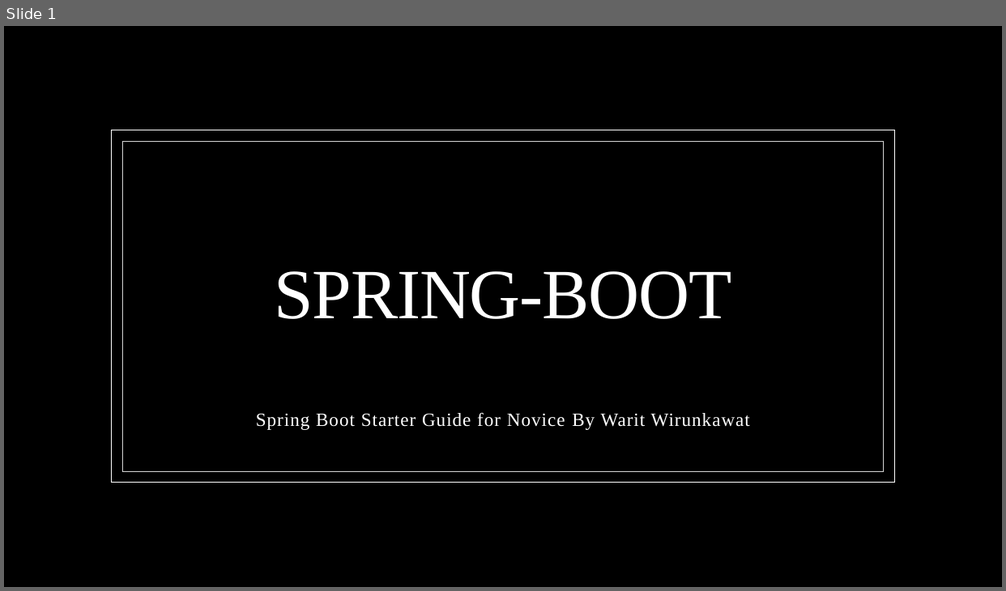
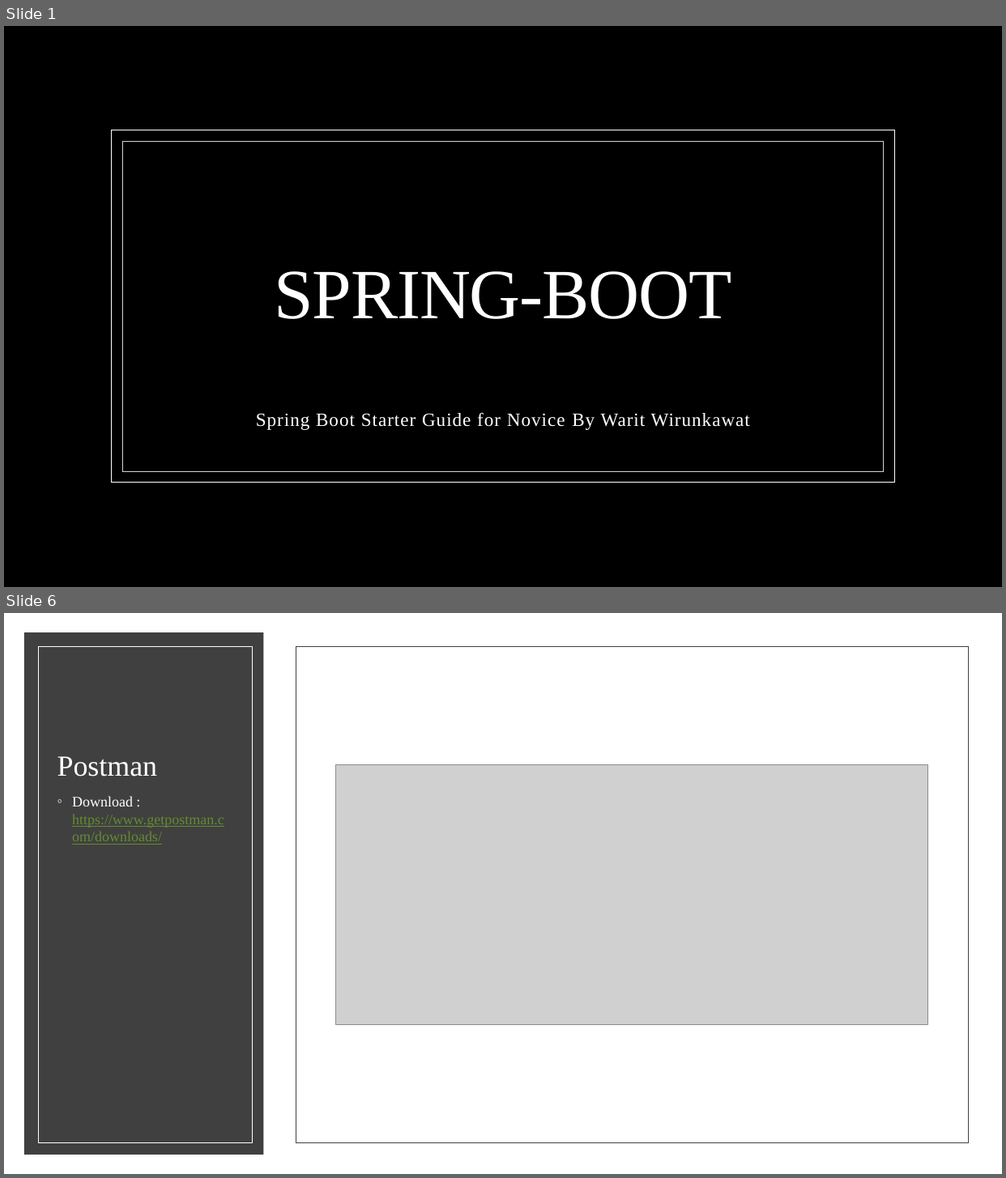
Before and after one commit to vaerit094/WM-Spring-Boot-Novice, a slide deck: document/presentation.pptx. Shown one above the other, each under a label of ours: slide 1 before the commit, slides 1 and 6 after it; the slides between them are not shown. The pictures are 1006x591 and 1006x1178 pixels, drawn with LibreOffice and Linux fonts; fonts in the diff are those of the drawing; grey boxes stand for pictures; background and template pictures are left out. Boxes give left, top, right and bottom in pixels: in the first picture for what was removed or moved away, otherwise in the second. Text is boxed around its words. In the diff, an @@ line names an element or a change of style, - is before the commit and + after.

```diff
--- a/document/presentation.pptx
+++ b/document/presentation.pptx
@@ slide 6 added at (x1=4, y1=613, x2=1002, y2=1174), background #000000 @@
@@ rectangle added at (x1=4, y1=613, x2=1002, y2=1174), fill #FFFFFF @@
@@ rectangle added at (x1=24, y1=632, x2=264, y2=1155), fill #404040 @@
@@ rectangle added at (x1=39, y1=647, x2=253, y2=1143), outline #FFFFFF 0.5 pt @@
@@ rectangle added at (x1=296, y1=647, x2=968, y2=1143), outline #404040 0.5 pt @@
@@ title added at (x1=57, y1=756, x2=158, y2=777), 28 pt, text #FFFFFF @@
+Postman
@@ picture added at (x1=335, y1=764, x2=928, y2=1024) @@
@@ text added at (x1=72, y1=796, x2=224, y2=845), 14 pt, text #638C2E, underline @@
+◦ Download : https://www.getpostman.com/downloads/
```
Also in this commit, not shown: 2 slides changed, 2 other slides added, 3 other files.
